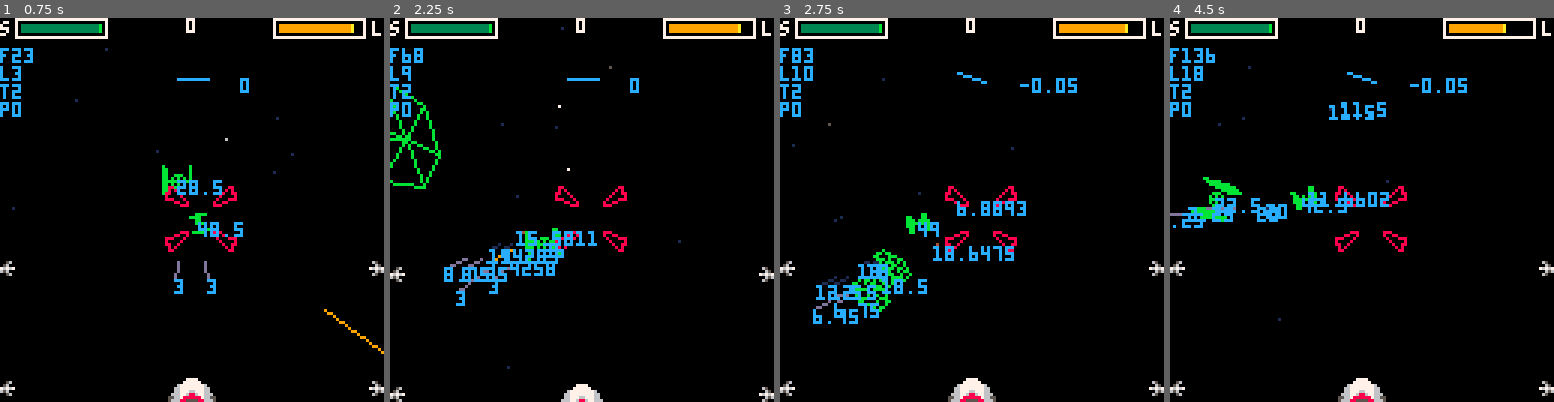
Above: before the commit, frames 1-4 (left to right).
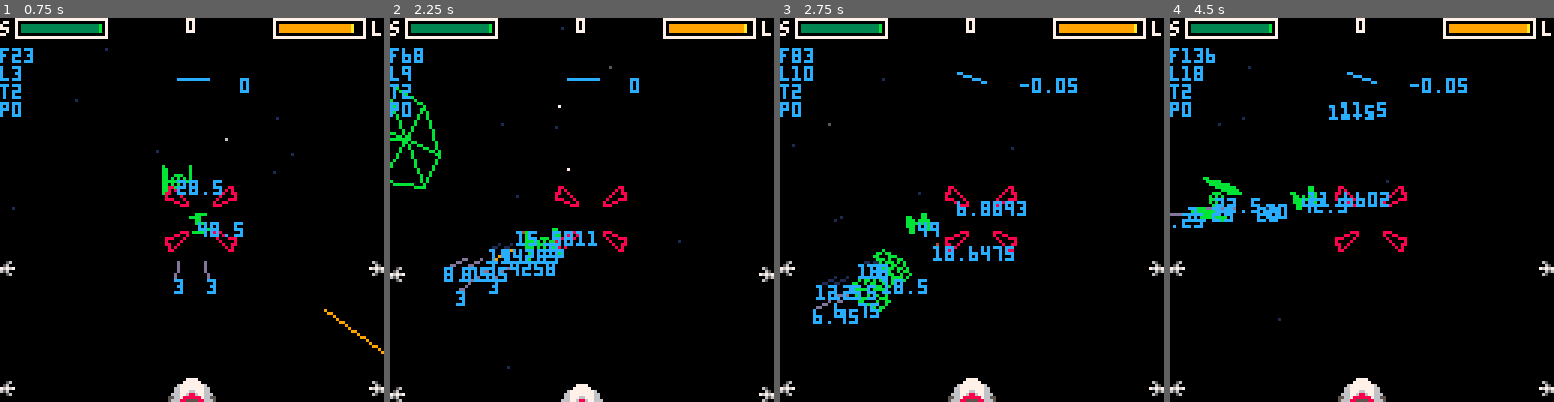
Above: after the commit, the same moments.

Repository: xavier/pico8
Game: PICO-8 cartridge games/xwing.p8
The game is run twice, just before and just after one commit, with the same random seed, the same clock (stepped at 60 frames per second) and the same inputs.
Inputs:
- Up to frame 1 (0.75 s): tap X (X key) at 0.33 s; tap O (Z key) at 0.7 s
- Up to frame 2 (2.25 s): tap X (X key) at 1.07, 1.85 s; hold Right 1.6-2.1 s; tap O (Z key) at 1.7, 2.1 s; hold Up from 2.15 s (still down)
- Up to frame 3 (2.75 s): release Up at 2.42 s; hold Right from 2.47 s (still down); tap O (Z key) at 2.5 s
- Up to frame 4 (4.5 s): tap O (Z key) every 0.4 s from 2.9 to 4.1 s; tap X (X key) at 2.97, 4.08 s; release Right at 3.03 s; hold Left 3.08-3.58 s; hold Down 3.63-3.97 s; hold Right from 4.02 s (still down)

Frame 1 is identical in both runs. In frame 2, less than 0.1% of the frame differs, in the area x 90-93%, y 1-4%; in frame 3, less than 0.1%; in frame 4, 0.2%, in the area x 86-94%, y 1-4%.

Commit message:
Increase weapons autorepair

Diff:
--- a/games/xwing.p8
+++ b/games/xwing.p8
@@ -493,7 +493,7 @@
 
 function update_xwing()
  -- autorepair
- xwing.lasers_level  = min(1, xwing.lasers_level+0.001)
+ xwing.lasers_level  = min(1, xwing.lasers_level+0.005)
  xwing.shields_level = min(1, xwing.shields_level+0.001)
 end
 
